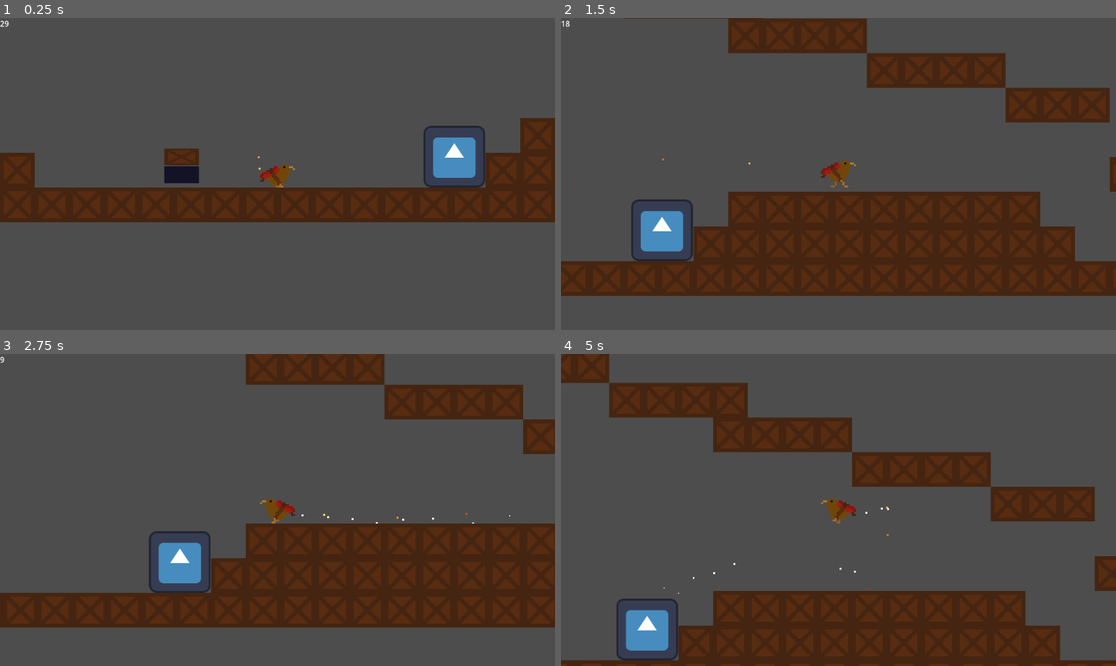
Above: before the commit, frames 1-4 (two rows, left to right).
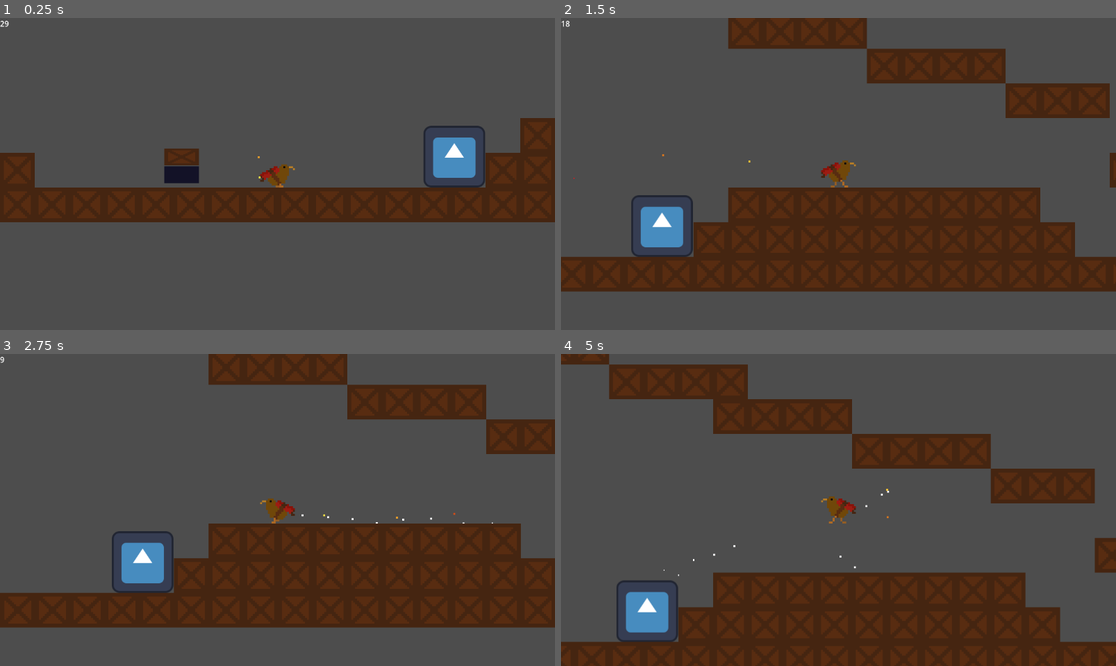
Above: after the commit, the same moments.

Repository: PixelParrot4/tactical-explosive-kiwi-simulator-2004
Game: Godot game, scene res://level_1.tscn
Same seed, same stepped clock (60 frames per second), same inputs: the game is played once before the commit and once after it. This scene is started directly instead of the project's main scene. The engine's default icon, where the game draws it, is replaced by a stand-in: a white triangle on a blue panel in a dark square.
Inputs (mouse positions are in pixels of both pictures, inside the frame that each line leads up to):
- Up to frame 1 (0.25 s): no input
- Up to frame 2 (1.5 s): tap Enter at 0.5 s; move the mouse to (960, 158) at 0.52 s; press the mouse at (960, 158) at 0.53 s; hold Right (right) from 0.53 s (still down); tap Up (ui_up) at 0.77 s; move the mouse to (727, 189) at 1.27 s; release the mouse at (727, 189) at 1.28 s; click (727, 189) at 1.35 s
- Up to frame 3 (2.75 s): tap Up (ui_up) at 1.52 s; move the mouse to (333, 441) at 2.02 s; release Right (right) at 2.03 s; press the mouse at (333, 441) at 2.03 s; hold Left (left) from 2.03 s (still down)
- Up to frame 4 (5 s): move the mouse to (810, 572) at 2.77 s; release Left (left) at 2.78 s; release the mouse at (810, 572) at 2.78 s; hold Right (right) 2.78-4.28 s; click (810, 572) at 2.85 s; tap Up (ui_up) at 3.02, 3.77, 4.52 s; move the mouse to (1005, 556) at 3.52 s; press the mouse at (1005, 556) at 3.53 s; move the mouse to (672, 463) at 4.27 s; release the mouse at (672, 463) at 4.28 s; hold Left (left) from 4.28 s (still down); click (672, 463) at 4.35 s

The runs differ from the first frame. In frame 1, less than 0.1% of the frame differs, in the area x 46-47%, y 47-52%; in frame 2, 5.1%; in frame 3, 7.4%; in frame 4, 18%, in the area x 0-100%, y 3-99%.

Commit message:
Fix skid and friction

Diff:
--- a/player.gd
+++ b/player.gd
@@ -9,7 +9,7 @@
 var JUMP_VELOCITY = -775
 var EXTRA_FALL_GRAVITY = 37
 var GRAVITY = 1000
-var FRICTION = 0
+var FRICTION = 50
 var WARNING_BEFORE_DETONATION = 5
 var times_timer_timedout = 0
 var skidding = false #isnt currently used
@@ -49,9 +49,8 @@
 	if direction:
 		#NOTE TO SELF: move_toward(from, to, delta)
 		velocity.x = move_toward(velocity.x, direction * MAX_SPEED, 40)
-	#elif skidding == false:
 	else:
-		velocity.x = move_toward(velocity.x, 0, MAX_SPEED)
+		velocity.x = move_toward(velocity.x, 0, FRICTION)
 
 
 
@@ -61,14 +60,6 @@
 			AnimatedSprite.play("idle")
 		elif direction:
 			AnimatedSprite.play("walk")
-
-
-		if Input.is_action_pressed("left") and Input.is_action_pressed("right"):
-			velocity.x = move_toward(velocity.x, 0, FRICTION)
-			skidding = true
-		else:
-			skidding = false
-
 
 	#horizontal flipping
 	if direction < 0:
@@ -82,14 +73,12 @@
 		Sparks2.position = Vector2(-34,10)
 		Sparks2.direction.x = -1
 
-
-
 	#skid detection
-	#if direction > 0 and velocity.x < 0 or direction < 0 and velocity.x < 0:
-		##velocity.x = move_toward(velocity.x, 0, FRICTION)
-		#skidding = true
-	#else:
-		#skidding = false
+	if direction > 0 and velocity.x < 0 or direction < 0 and velocity.x > 0:
+		skidding = true
+		print("Skid")
+	else:
+		skidding = false
 
 
 #so that their initial velocity is relative
